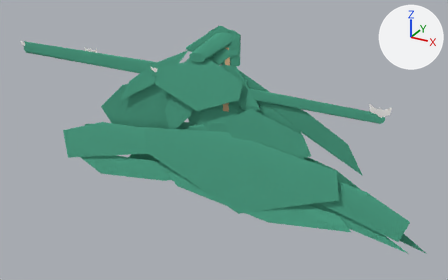
Two versions of the glTF model web-forest/public/model/species/ruellia-blechum.glb, one commit apart.
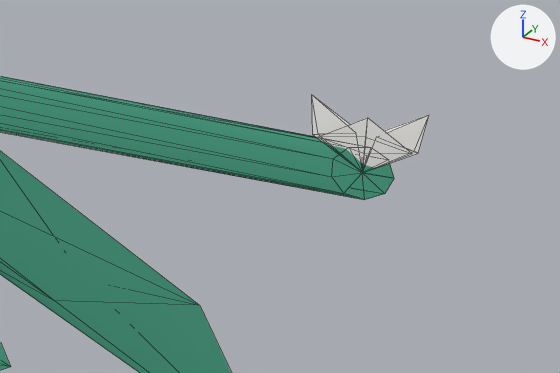
The first picture shows the older version from a 50 mm camera at (0.845, -1.393, 0.868) aimed at (0.074, 0.009, 0.167). The close-ups show the older and then the newer version on the part from 69% to 93% of the width and 30% to 56% of the height of that picture. Only the edits that show in the close-ups are written down. The lights are fixed; the arrows at upper right show +X, +Y and +Z. The close-ups show mesh edges as thin lines. Where no turn or scale is listed for an object, it has been applied to the vertices. Vertices at exactly the same position are counted once.

Before the edit, the objects in view are built like this:
```python
me_mesh_19 = bpy.data.meshes.new('Mesh_19')
me_mesh_19.from_pydata(...)  # 29 vertices, 52 faces; spans x -0.023..0.46, y -0.026..0.341, z -0.492..0.025
me_mesh_19.materials.append(mat_flat)
me_mesh_24 = bpy.data.meshes.new('Mesh_24')
me_mesh_24.from_pydata(...)  # 36 vertices, 60 faces; spans x -0.02..0.527, y -0.391..0.03, z -0.036..0.074
me_mesh_24.materials.append(mat_flat)
# before: 26 (0.512, -0.33, 0.0) at pixel (394, 178), 27 (0.508, -0.336, -0.019) at pixel (384, 193), 28 (0.498, -0.35, -0.029) at pixel (364, 199), 29 (0.487, -0.366, -0.025) at pixel (343, 193), 30 (0.479, -0.376, -0.01) at pixel (331, 176)
# before: 31 (0.479, -0.376, 0.01) at pixel (333, 158), 32 (0.487, -0.366, 0.025) at pixel (348, 147), 33 (0.498, -0.35, 0.029) at pixel (370, 147), 34 (0.508, -0.336, 0.019) at pixel (388, 159), 35 (0.495, -0.354, 0.0) at pixel (362, 172)
ob_body = bpy.data.objects.new('body', None)
ob_body.location = (0.08, -0.000216, 0.0)
ob_body.scale = (0.859, 0.0259, 0.45)
ob_p19 = bpy.data.objects.new('p19', me_mesh_19)
ob_p19.parent = ob_body
ob_p19.location = (0.0, 0.0, 0.832)
ob_p24 = bpy.data.objects.new('p24', me_mesh_24)
ob_p24.parent = ob_body
ob_p24.location = (0.0, 0.0, 0.712)
```
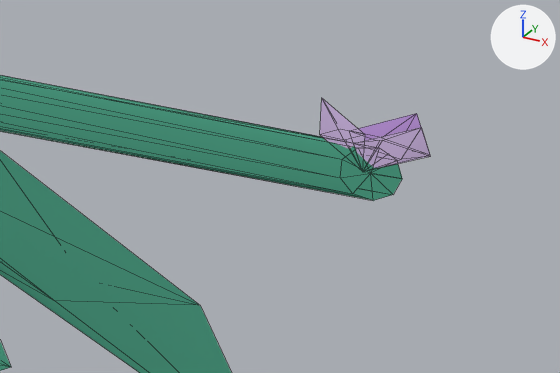
ob_body is not drawn itself; it is the parent of ob_stem, ob_p0, ob_p1, ob_p2, ob_p3, ob_p4, ob_p5, ob_p6.

Where the newer file only moved an object's origin or applied its transform, the numbers keep the older frame.

Where the change shows, as pixel boxes (x1, y1, x2, y2) in the close-ups (560 x 373 px; the box of a moved part takes in the faces that stretch with it):
'p24', reshaped, recoloured, moved: before (0, 76, 429, 200); after (0, 75, 430, 201)
'p19', moved: (0, 151, 231, 373) in both
'p17', moved: (0, 342, 11, 371) in both
part 1 of me_mesh_24, moved or reshaped: before (312, 95, 429, 168); after (320, 98, 430, 168)
part 2 of me_mesh_24, moved or reshaped: before (0, 76, 394, 200); after (0, 75, 402, 201)
part 3 of me_mesh_24, recoloured (white to purple): before (312, 95, 429, 168); after (320, 98, 430, 168)

Patch to the scene script:
```diff
--- a/web-forest/public/model/species/ruellia-blechum.glb.py
+++ b/web-forest/public/model/species/ruellia-blechum.glb.py
@@ me_mesh_24 @@
 # used by ob_p24; parent = ob_body; location = (0.0, 0.0, 0.712)
-me_mesh_24.from_pydata(...)  # 36 vertices, 60 faces; spans x -0.02..0.527, y -0.391..0.03, z -0.036..0.074
+me_mesh_24.from_pydata(...)  # 36 vertices, 60 faces; spans x -0.02..0.53, y -0.381..0.03, z -0.036..0.072
+# me_mesh_24 part 1: the loose piece of 16 vertices spanning x 0.464..0.527, y -0.391..-0.317, z 0.0..0.074 is turned 34.4 degrees about the z axis through its middle and scaled by 0.975, then moved by (0.008, 0.003, -0.001)
+# me_mesh_24 part 2
+for i in [*range(29, 33)]: me_mesh_24.vertices[i].co += Vector((0.005, 0.004, 0.0))
+for i in [28, 33, 35]: me_mesh_24.vertices[i].co += Vector((0.004, 0.004, 0.0))
+for i in [26, 27, 34]: me_mesh_24.vertices[i].co += Vector((0.004, 0.005, 0.0))
+# me_mesh_24 part 3: 24 faces centred in x 0.467..0.524, y -0.377..-0.329, z 0.017..0.052 are repainted in the vertex colours; the middle colour goes from white #fcfbf8 to purple #dcc2f1
 me_mesh_24.materials.append(mat_flat)
@@ ob_body @@
 ob_body = bpy.data.objects.new('body', None)
-ob_body.location = (0.08, -0.000216, 0.0)
+ob_body.location = (0.0802, -0.000216, 0.0)
 ob_body.scale = (0.859, 0.0259, 0.45)
@@ ob_p24 @@
 ob_p24.parent = ob_body
-ob_p24.location = (0.0, 0.0, 0.712)
+ob_p24.location = (0.0, 0.0, 0.713)
```
